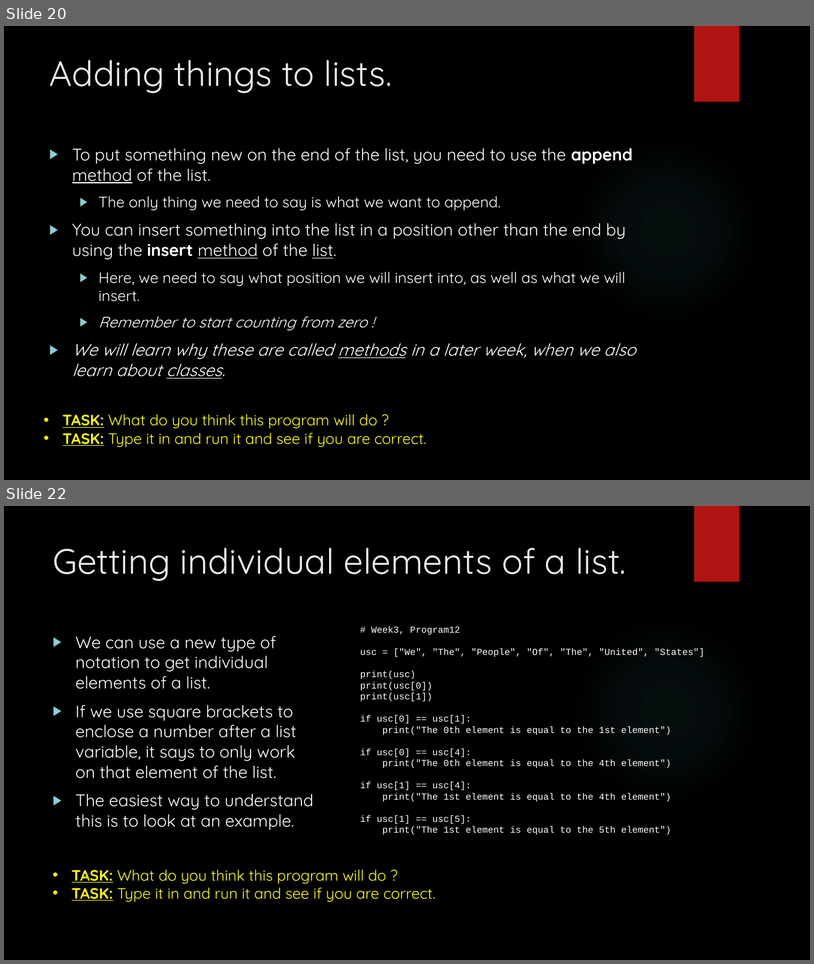
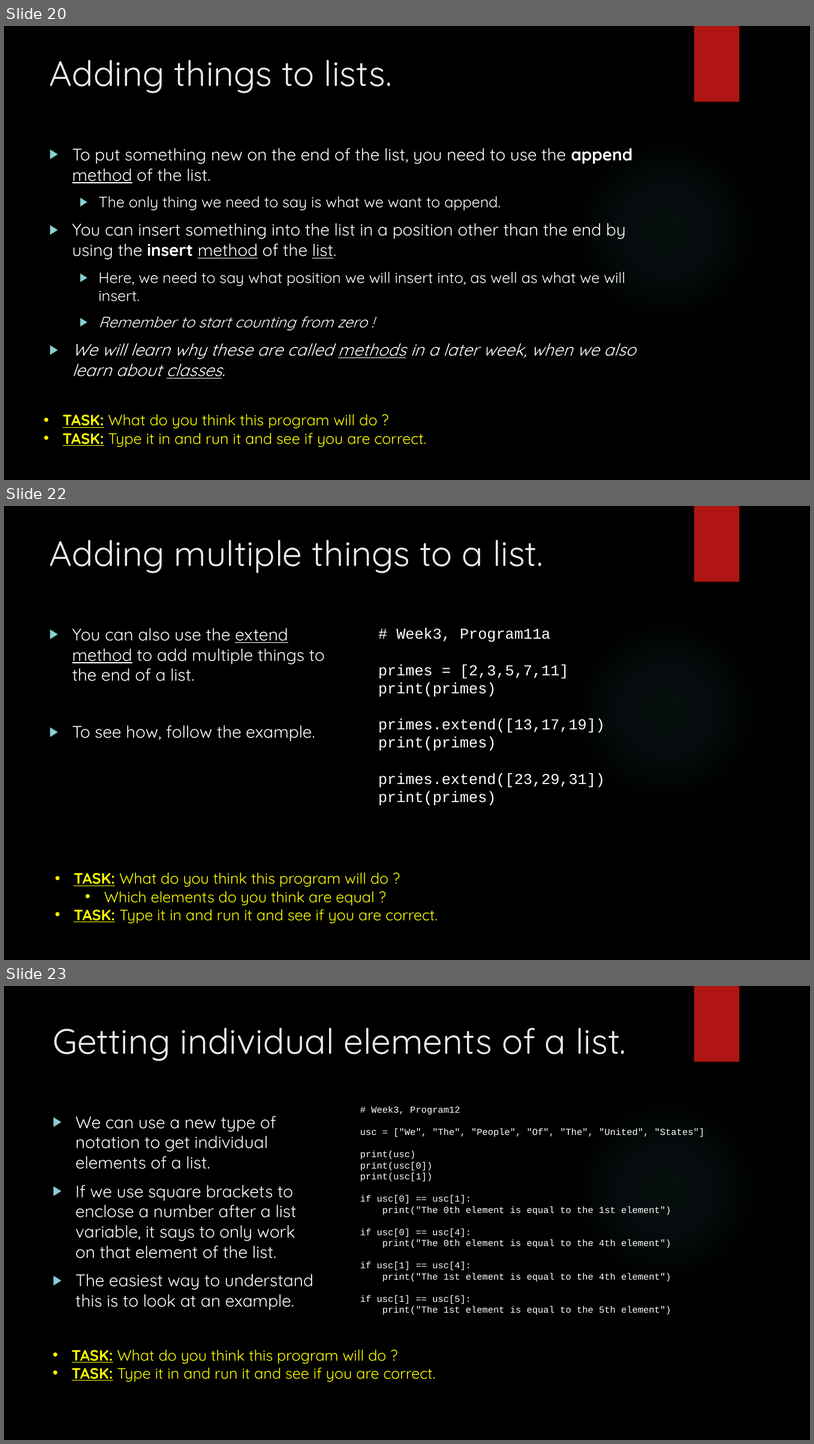
Before and after one commit to davidgroves/DGM_Tutorials, a slide deck: week3/week3.pptx. Shown one above the other, each under a label of ours: slides 20 and 22 before the commit, slides 20, 22 and 23 after it; the slides between them are not shown. The pictures are 814x964 and 814x1444 pixels, drawn with LibreOffice and Linux fonts; fonts in the diff are those of the drawing; background and template pictures are left out. Boxes give left, top, right and bottom in pixels: in the first picture for what was removed or moved away, otherwise in the second. Text is boxed around its words. In the diff, an @@ line names an element or a change of style, - is before the commit and + after.

Commit message:
Draft 1 Checkin For Week 3.

```diff
--- a/week3/week3.pptx
+++ b/week3/week3.pptx
@@ slide 22 added at <box>4,506,810,960</box>, background picture (left out); not listed: 2 template elements that a slide beside it also shows @@
@@ title added at <box>50,540,543,573</box>, 42 pt, text #EBEBEB @@
+Adding multiple things to a list.
@@ text added at <box>72,628,325,741</box>, 20 pt, text #FFFFFF @@
+▶ You can also use the extend method to add multiple things to the end of a list.
+▶ To see how, follow the example.
@@ text added at <box>378,628,605,805</box>, 18 pt, text #FFFFFF @@
+# Week3, Program11a
+primes = [2,3,5,7,11]
+print(primes)
+primes.extend([13,17,19])
+print(primes)
+primes.extend([23,29,31])
+print(primes)
@@ text added at <box>74,872,438,923</box>, 18 pt, text #FFFF00 @@
+• TASK: What do you think this program will do ?
+  • Which elements do you think are equal ?
+• TASK: Type it in and run it and see if you are correct.
@@ what was slide 22 is now slide 23 @@
```
Also in this commit, not shown: 3 slides changed, 10 other slides added, 11 other files.
